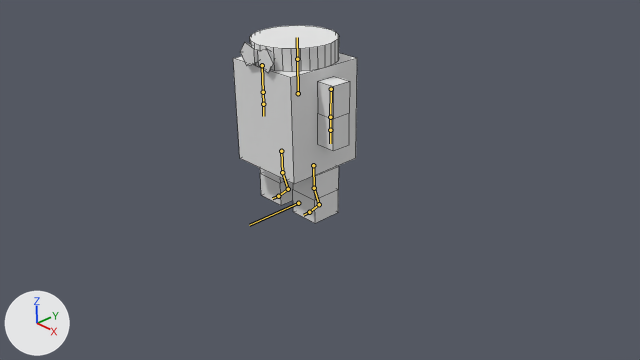
The Blender file unity_project/Assets/Turq/TurqModel.blend, before and after one commit.
The view is the same before and after, from the file's camera 'Camera'. Every picture has the same lights, and +X, +Y and +Z are marked at lower left. The bones that bend it are drawn over the model as lines. Mesh edges are drawn as thin lines.

Objects in the first picture: 'TurqBody'.
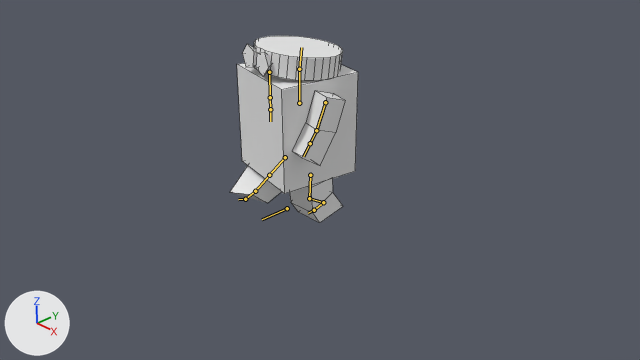
The newer file adds an action. The first version stands in its rest pose; the second is drawn at frame 21 of the action 'ArmatureBlocking'.

Location of each change, (x1, y1, x2, y2) in pixels of the pictures (640 x 360 px):
'TurqBody', posed: before (233, 25, 357, 223); after (230, 36, 358, 223)
bone 'Head', root to tip: before (297, 59) to (297, 37); after (299, 69) to (301, 47)
bone 'UpperArm.L', root to tip: before (331, 89) to (330, 117); after (325, 102) to (316, 130)
bone 'LowerArm.L', root to tip: before (330, 117) to (330, 130); after (316, 130) to (310, 143)

What the commit changed:
Bone 'Hips' (bone_hips) moves from (0.0, 0.0, 0.0) to (0.0, -0.139, 0.006).
Bone 'Hips' (bone_hips) turns from (0, 0, 0) to (-1, -9, 2) degrees about its own x, y and z.
Bone 'Head' (bone_head) turns from (0, 0, 0) to (-7, 0, 0) degrees about its own x, y and z.
Bone 'UpperArm.L' (bone_upperarm_l) turns from (0, 0, 0) to (-14, 2, -13) degrees about its own x, y and z.
Bone 'LowerArm.L' (bone_lowerarm_l) turns from (0, 0, 0) to (-10, 8, 11) degrees about its own x, y and z.
Bone 'LegControl.L' (bone_legcontrol_l) moves from (0.0, 0.0, 0.0) to (0.0, -0.096, 0.0).
Bone 'LegPoleTarget.R' (bone_legpoletarget_r) moves from (0.0, 0.0, 0.0) to (0.0, 0.5, 0.0).
Bone 'LegControl.R' (bone_legcontrol_r) moves from (0.0, 0.0, 0.0) to (0.007, 0.882, 0.024).
Bone 'LegControl.R' (bone_legcontrol_r) turns from (0, 0, 0) to (-17, 8, 3) degrees about its own x, y and z.
